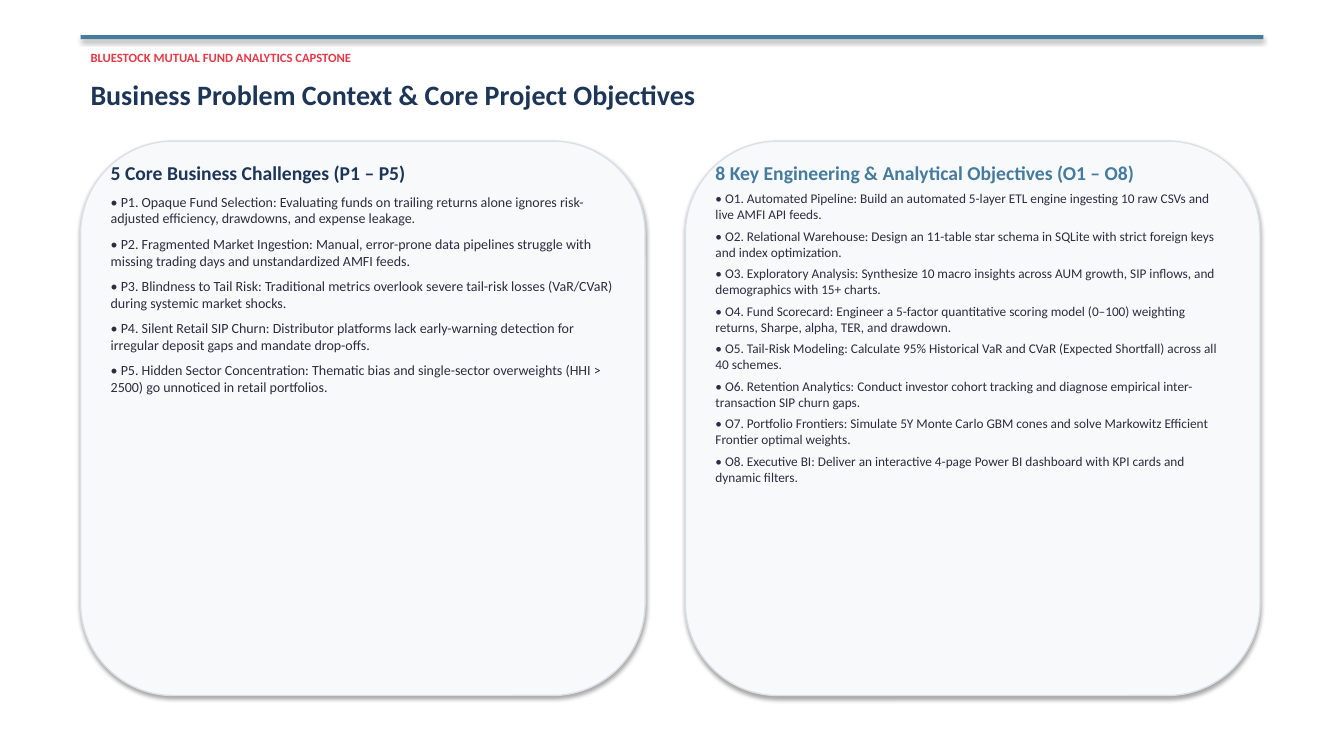
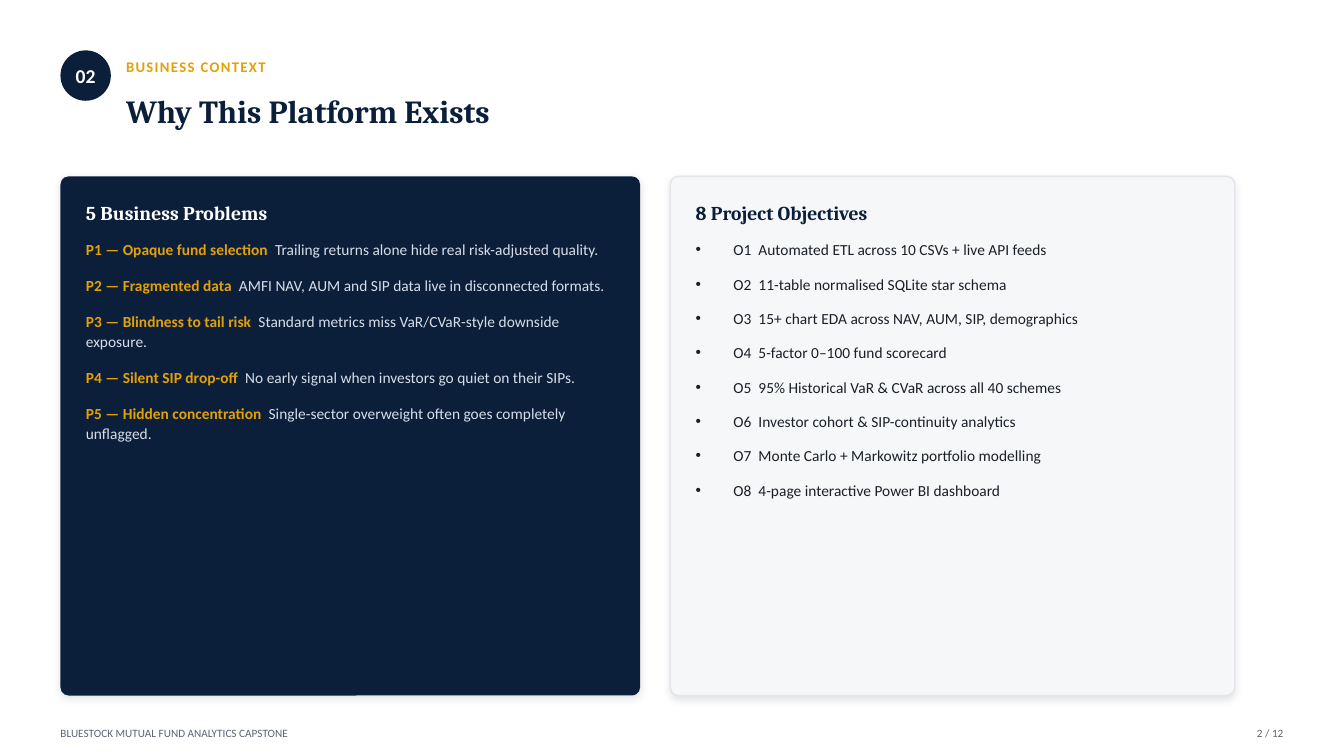
Before and after one commit to Varundeep09/bluestock-mf-capstone, a slide deck: slide 2 of reports/Bluestock_MF_Presentation.pptx. Drawn at 1344x756 pixels with LibreOffice and Linux fonts; fonts in the diff are those of the drawing. Boxes give left, top, right and bottom in pixels: in the first picture for what was removed or moved away, otherwise in the second. Text is boxed around its words. In the diff, an @@ line names an element or a change of style, - is before the commit and + after.

Commit message:
Day 7: Final presentation integrated and documentation aligned

```diff
--- a/reports/Bluestock_MF_Presentation.pptx
+++ b/reports/Bluestock_MF_Presentation.pptx
@@ rectangle removed at [0,0,1344,756] @@
@@ ellipse added at [60,50,111,101], fill #0B1F3A @@
@@ rectangle removed at [81,35,1263,39] @@
@@ text added at [76,70,96,83], 14 pt, text #FFFFFF, bold @@
+02
@@ text "Why This Platform Exists" at [126,100,489,130]: vertical alignment top to middle @@
@@ text added at [126,62,266,72], 10.5 pt, text #E3A008, bold @@
+BUSINESS CONTEXT
@@ text at [126,100,489,130]: text changed; size 20 to 23 pt; font Calibri to Cambria; text colour #1D3557 to #0B1F3A @@
-Business Problem Context & Core Project Objectives
+Why This Platform Exists
@@ rounded rectangle removed at [81,141,645,696] @@
@@ rounded rectangle: place and size @@
-rounded rectangle at [686,141,1260,696]
+rounded rectangle at [60,176,640,696]
@@ rounded rectangle at [60,176,640,696]: fill #F8F9FA to #0B1F3A; outline #DCE0E6 1 pt to none; shadow changed; proportions changed @@
@@ rounded rectangle added at [670,176,1235,696], fill #F6F7F9, outline #E2E5EA 1 pt @@
@@ text at [86,206,605,442]: text changed; size 10 to 11 pt; text colour #2B2D42 to #D7DEE9 @@
-5 Core Business Challenges (P1 – P5)
-• P1. Opaque Fund Selection: Evaluating funds on trailing returns alone ignores risk-adjusted efficiency, drawdowns, and expense leakage.
-• P2. Fragmented Market Ingestion: Manual, error-prone data pipelines struggle with missing trading days and unstandardized AMFI feeds.
-• P3. Blindness to Tail Risk: Traditional metrics overlook severe tail-risk losses (VaR/CVaR) during systemic market shocks.
-• P4. Silent Retail SIP Churn: Distributor platforms lack early-warning detection for irregular deposit gaps and mandate drop-offs.
-• P5. Hidden Sector Concentration: Thematic bias and single-sector overweights (HHI > 2500) go unnoticed in retail portfolios.
+5 Business Problems
+• P1 — Opaque fund selection Trailing returns alone hide real risk-adjusted quality.
+• P2 — Fragmented data AMFI NAV, AUM and SIP data live in disconnected formats.
+• P3 — Blindness to tail risk Standard metrics miss VaR/CVaR-style downside exposure.
+• P4 — Silent SIP drop-off No early signal when investors go quiet on their SIPs.
+• P5 — Hidden concentration Single-sector overweight often goes completely unflagged.
@@ text at [696,206,1078,499]: text changed; size 9.5 to 11 pt; text colour #2B2D42 to #1B1F27 @@
-8 Key Engineering & Analytical Objectives (O1 – O8)
-• O1. Automated Pipeline: Build an automated 5-layer ETL engine ingesting 10 raw CSVs and live AMFI API feeds.
-• O2. Relational Warehouse: Design an 11-table star schema in SQLite with strict foreign keys and index optimization.
-• O3. Exploratory Analysis: Synthesize 10 macro insights across AUM growth, SIP inflows, and demographics with 15+ charts.
-• O4. Fund Scorecard: Engineer a 5-factor quantitative scoring model (0–100) weighting returns, Sharpe, alpha, TER, and drawdown.
-• O5. Tail-Risk Modeling: Calculate 95% Historical VaR and CVaR (Expected Shortfall) across all 40 schemes.
-• O6. Retention Analytics: Conduct investor cohort tracking and diagnose empirical inter-transaction SIP churn gaps.
-• O7. Portfolio Frontiers: Simulate 5Y Monte Carlo GBM cones and solve Markowitz Efficient Frontier optimal weights.
-• O8. Executive BI: Deliver an interactive 4-page Power BI dashboard with KPI cards and dynamic filters.
+8 Project Objectives
+• O1 Automated ETL across 10 CSVs + live API feeds
+• O2 11-table normalised SQLite star schema
+• O3 15+ chart EDA across NAV, AUM, SIP, demographics
+• O4 5-factor 0–100 fund scorecard
+• O5 95% Historical VaR & CVaR across all 40 schemes
+• O6 Investor cohort & SIP-continuity analytics
+• O7 Monte Carlo + Markowitz portfolio modelling
+• O8 4-page interactive Power BI dashboard
@@ text "BLUESTOCK MUTUAL FUND ANALYTICS CAPSTONE": place and size @@
-text "BLUESTOCK MUTUAL FUND ANALYTICS CAPSTONE" at [91,53,351,62]
+text "BLUESTOCK MUTUAL FUND ANALYTICS CAPSTONE" at [60,730,288,737]
@@ text "BLUESTOCK MUTUAL FUND ANALYTICS CAPSTONE" at [60,730,288,737]: size 9 to 8 pt, text colour #E63946 to #5B6472, bold off; vertical alignment top to middle @@
@@ text added at [1257,730,1283,737], 8 pt, text #5B6472 @@
+2 / 12
```
Also in this commit, not shown: 5 other slides changed, 6 slides added, 6 slides removed, 3 other files.
